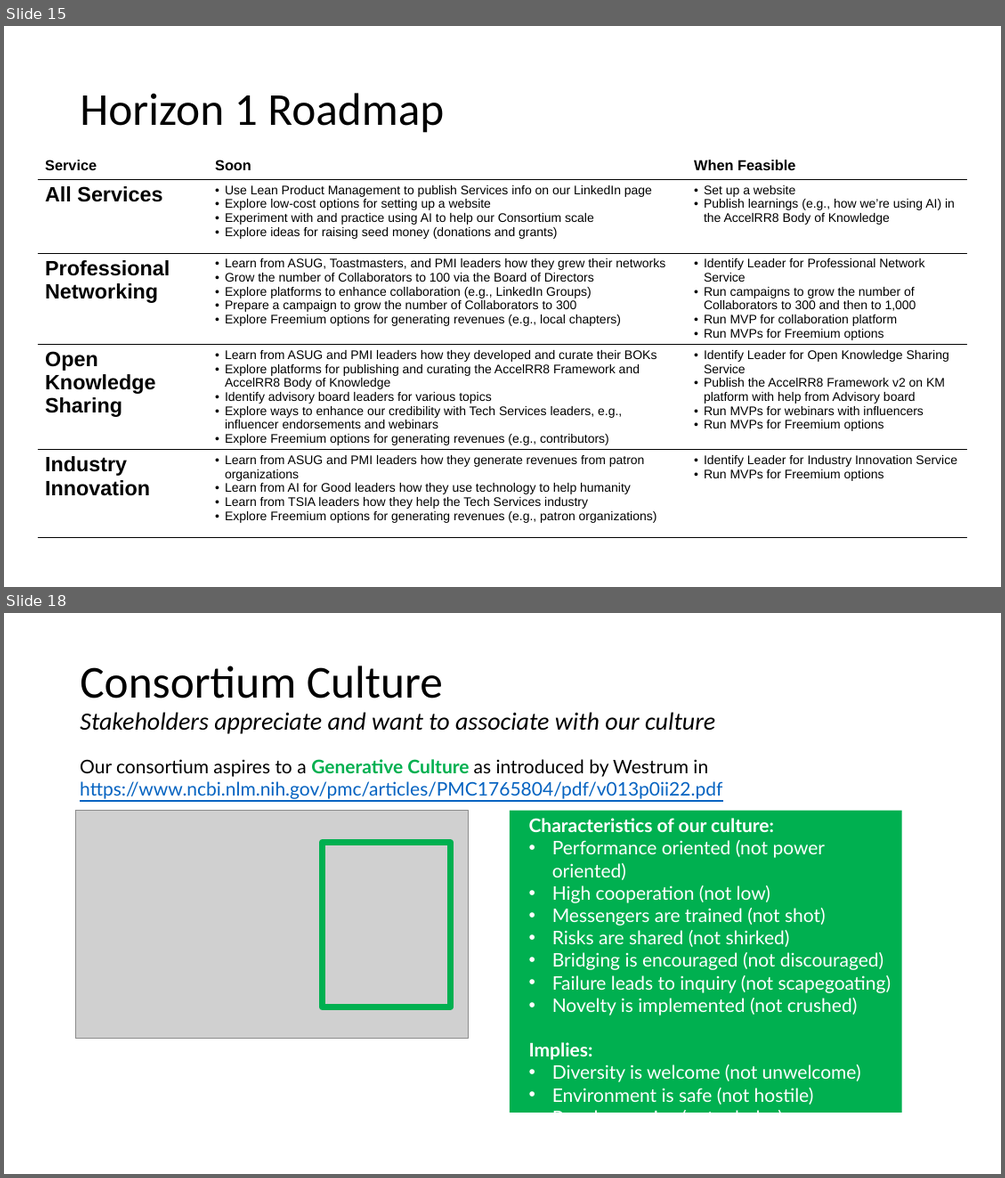
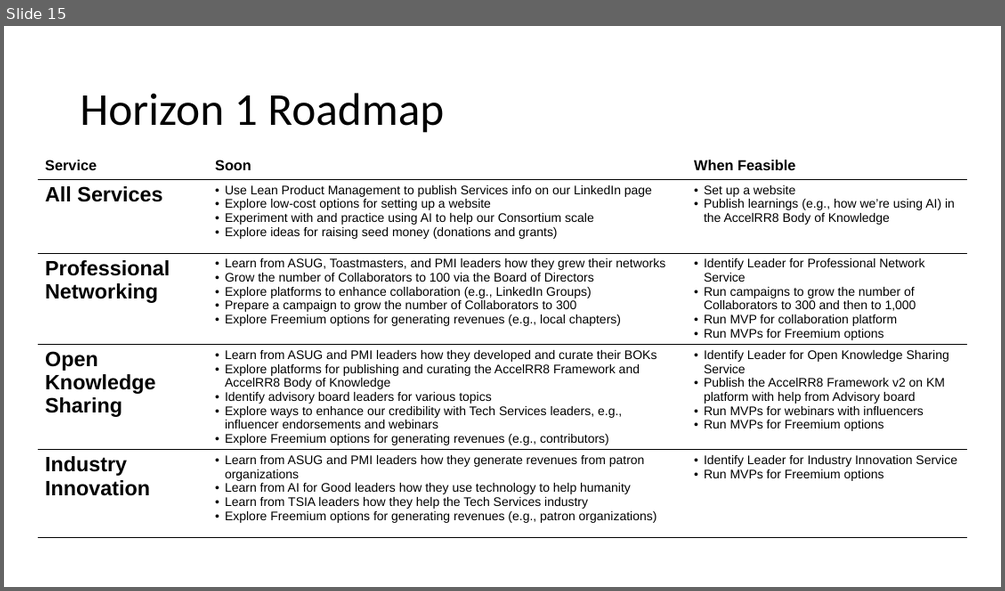
Before and after one commit to AccelRR8-Consortium-NonProfit/Management-Public, a slide deck: docs/1_Integration/1b_Strategy/AccelRR8 Consortium Non-Profit Organization Strategy.pptx. Shown one above the other, each under a label of ours: slides 15 and 18 before the commit, slide 15 after it; the slides between them are not shown. The pictures are 1005x1178 and 1005x591 pixels, drawn with LibreOffice and Linux fonts; fonts in the diff are those of the drawing; grey boxes stand for pictures; background and template pictures are left out. Boxes give left, top, right and bottom in pixels: in the first picture for what was removed or moved away, otherwise in the second. Text is boxed around its words. In the diff, an @@ line names an element or a change of style, - is before the commit and + after.

```diff
--- a/docs/1_Integration/1b_Strategy/AccelRR8 Consortium Non-Profit Organization Strategy.pptx
+++ b/docs/1_Integration/1b_Strategy/AccelRR8 Consortium Non-Profit Organization Strategy.pptx
@@ slide 18 removed at box(4, 613, 1001, 1174), background #FFFFFF @@
@@ title removed at box(80, 666, 715, 734) @@
-Consortium Culture
-Stakeholders appreciate and want to associate with our culture
@@ text removed at box(80, 759, 722, 799) @@
-Our consortium aspires to a Generative Culture as introduced by Westrum in https://www.ncbi.nlm.nih.gov/pmc/articles/PMC1765804/pdf/v013p0ii22.pdf
@@ picture removed at box(76, 811, 469, 1038) @@
@@ rectangle removed at box(510, 811, 902, 1112) @@
@@ text removed at box(529, 818, 891, 1112) @@
-Characteristics of our culture:
-• Performance oriented (not power oriented)
-• High cooperation (not low)
-• Messengers are trained (not shot)
-• Risks are shared (not shirked)
-• Bridging is encouraged (not discouraged)
-• Failure leads to inquiry (not scapegoating)
-• Novelty is implemented (not crushed)
-Implies:
-• Diversity is welcome (not unwelcome)
-• Environment is safe (not hostile)
-• People are nice (not a-holes)
@@ rectangle removed at box(322, 843, 451, 1007) @@
```
Also in this commit, not shown: 6 other slides removed, 5 other files.
